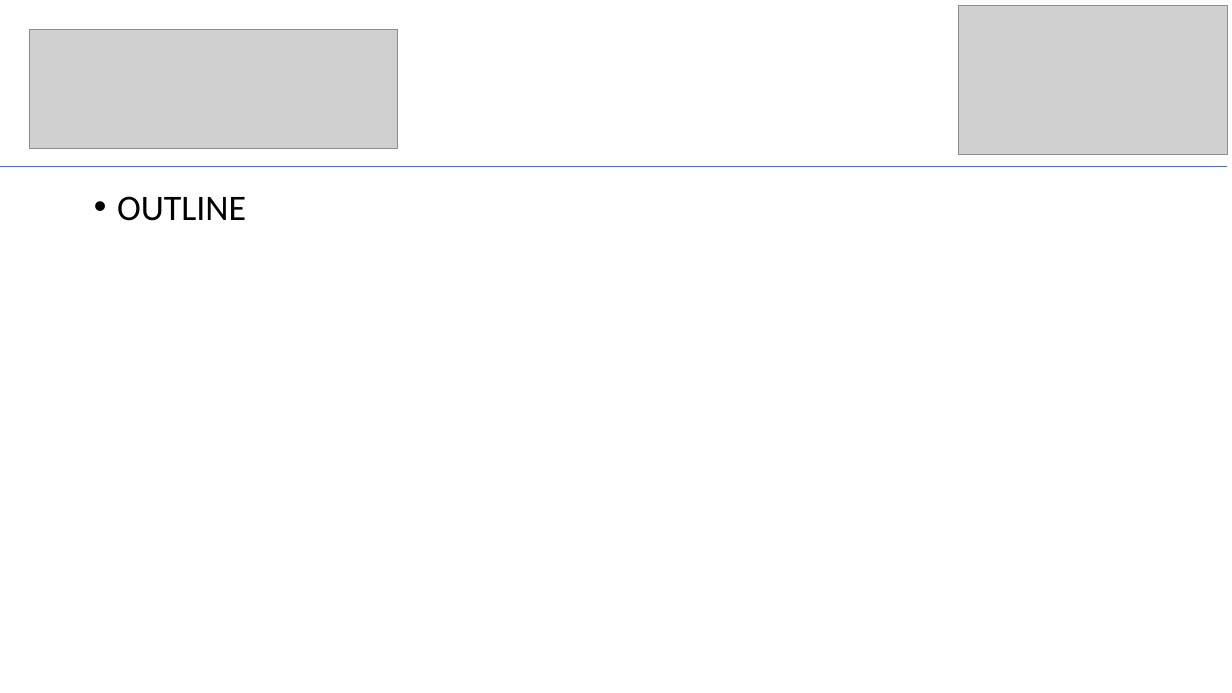
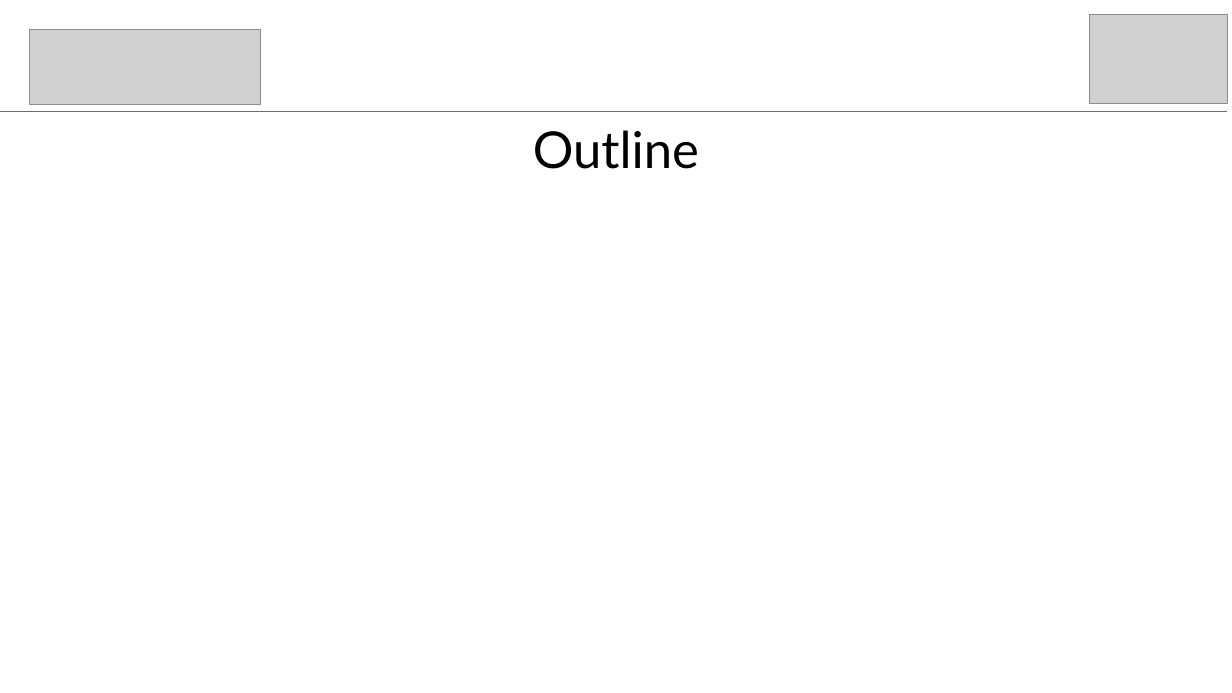
Before and after one commit to UdayRajSingh288/URL_Phishing_Detection_System, a slide deck: slide 2 of PPT TEMPLATE.pptx. Drawn at 1232x693 pixels with LibreOffice and Linux fonts; fonts in the diff are those of the drawing; grey boxes stand for pictures. Boxes give left, top, right and bottom in pixels: in the first picture for what was removed or moved away, otherwise in the second. Text is boxed around its words. In the diff, an @@ line names an element or a change of style, - is before the commit and + after.

```diff
--- a/PPT TEMPLATE.pptx
+++ b/PPT TEMPLATE.pptx
@@ picture: place and size @@
-picture at (959, 6, 1228, 154)
+picture at (1090, 14, 1228, 104)
@@ picture: place and size @@
-picture at (30, 30, 397, 148)
+picture at (30, 30, 262, 104)
@@ line moved from (0, 166) - (1227, 166) to (0, 112) - (1227, 112) @@
@@ title "Outline" at (533, 130, 699, 169): vertical alignment top to middle @@
@@ title at (533, 130, 699, 169): text changed; size 28 to 39.6 pt; font Calibri to Lato @@
-• OUTLINE
+Outline
```
Also in this commit, not shown: 3 other slides changed, 7 slides added, 7 slides removed, 5 other files.
